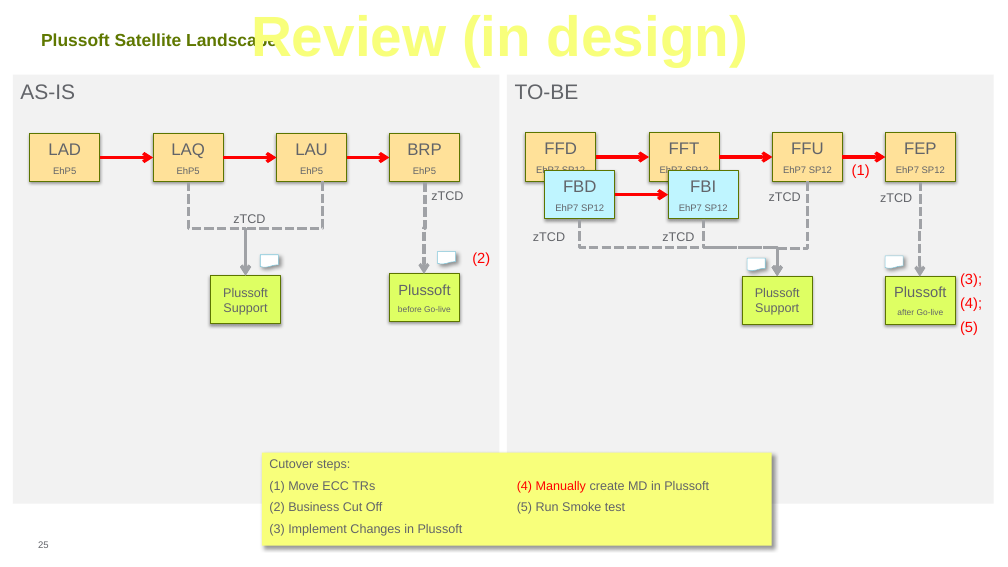
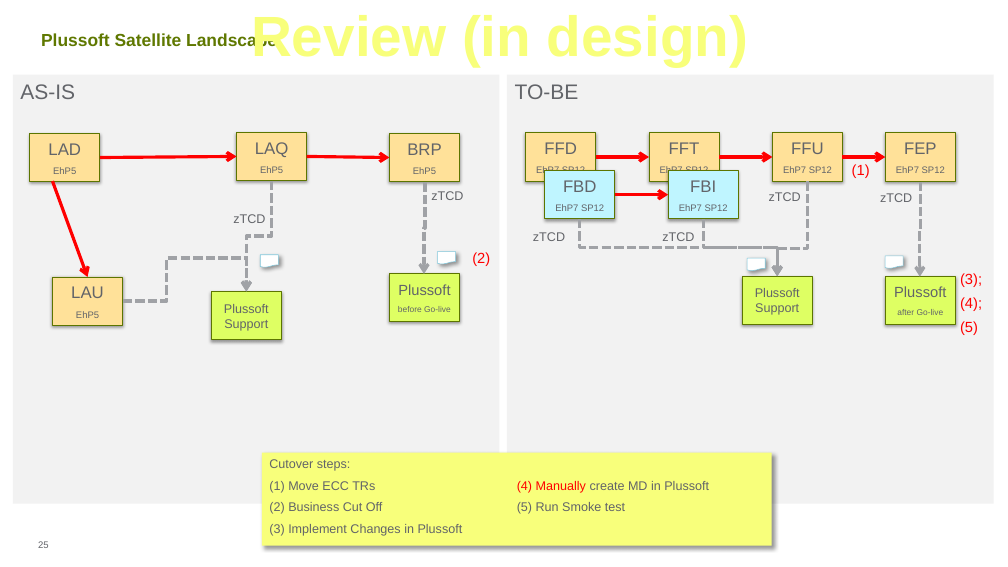
Before and after one commit to ldaher/syngenta-appmap, a slide deck: slide 25 of Satellite Status Report 20161107 vGC.PPTX. Drawn at 1008x567 pixels with LibreOffice and Linux fonts; fonts in the diff are those of the drawing; background and template pictures are left out. Boxes give left, top, right and bottom in pixels: in the first picture for what was removed or moved away, otherwise in the second. Text is boxed around its words. In the diff, an @@ line names an element or a change of style, - is before the commit and + after.

```diff
--- a/Satellite Status Report 20161107 vGC.PPTX
+++ b/Satellite Status Report 20161107 vGC.PPTX
@@ rectangle "LAQ": place and size @@
-rectangle "LAQ" at (154, 133, 224, 181)
+rectangle "LAQ" at (237, 132, 307, 181)
@@ arrow moved from (100, 157) - (154, 157) to (100, 157) - (237, 157) @@
@@ arrow moved from (347, 157) - (389, 157) to (307, 157) - (389, 157) @@
@@ arrow moved from (223, 157) - (277, 157) to (52, 181) - (88, 277) @@
@@ elbow arrow moved from (188, 181) - (246, 276) to (271, 181) - (247, 292) @@
@@ elbow arrow moved from (323, 181) - (246, 276) to (123, 301) - (247, 292) @@
@@ rectangle "LAU": place and size @@
-rectangle "LAU" at (277, 133, 347, 181)
+rectangle "LAU" at (52, 277, 123, 325)
@@ rectangle "Plussoft Support": place and size @@
-rectangle "Plussoft Support" at (210, 276, 281, 324)
+rectangle "Plussoft Support" at (211, 292, 281, 340)
```
Also in this commit, not shown: 9 other slides changed, 1 other file.
